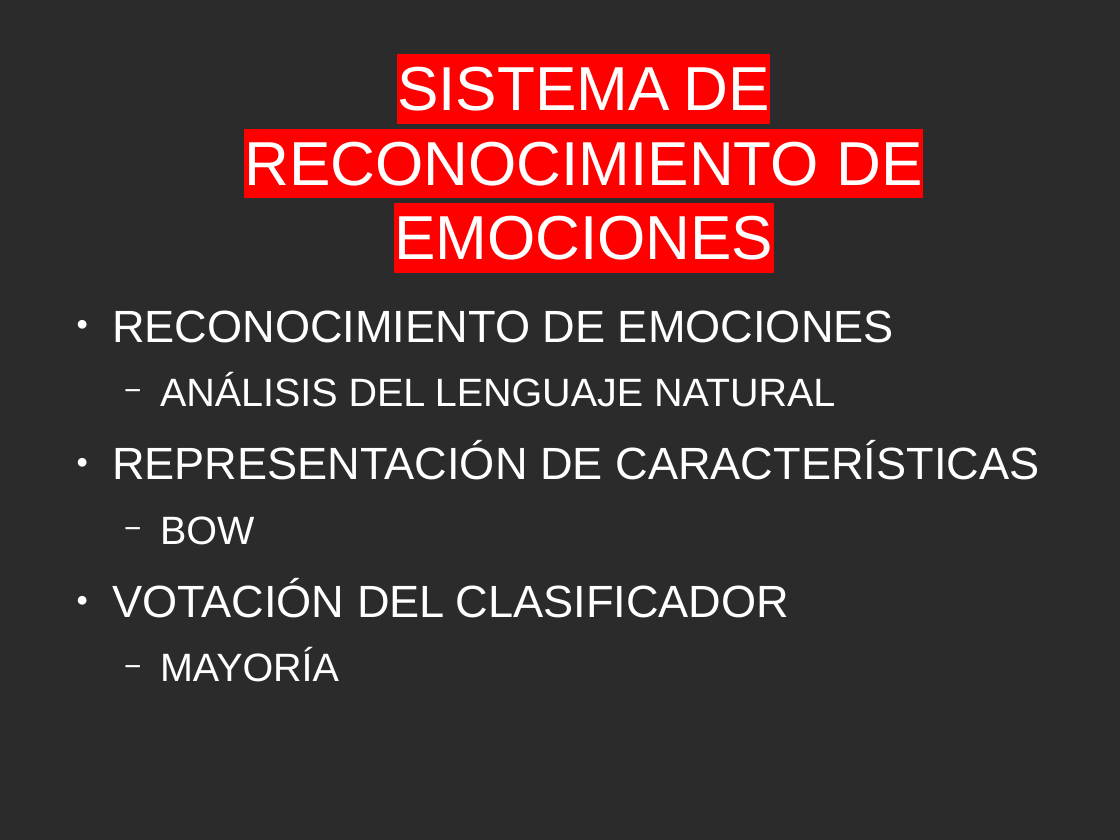
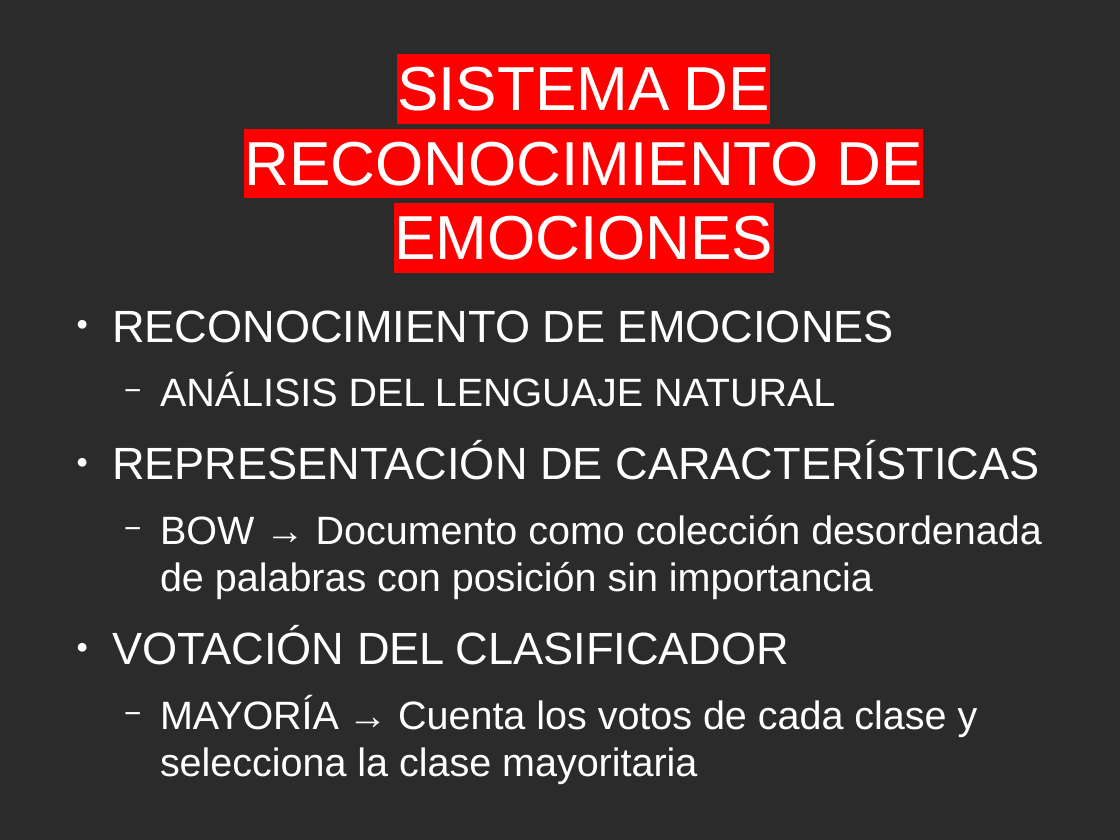
Before and after one commit to p72losaj/Mineria-de-Datos-Avanzada, a slide deck: slide 7 of TRABAJOS/TRABAJO_1/PresentacionTrabajo.odp. Drawn at 1120x840 pixels with LibreOffice and Linux fonts; fonts in the diff are those of the drawing; background and template pictures are left out; a plain dark background stands for a picture behind light text. Boxes give left, top, right and bottom in pixels: in the first picture for what was removed or moved away, otherwise in the second. Text is boxed around its words. In the diff, an @@ line names an element or a change of style, - is before the commit and + after.

```diff
--- a/TRABAJOS/TRABAJO_1/PresentacionTrabajo.odp
+++ b/TRABAJOS/TRABAJO_1/PresentacionTrabajo.odp
@@ text at <box>160,515,1042,599</box>: text changed @@
-  − BOW
+  − BOW → Documento como colección desordenada de palabras con posición sin importancia
@@ text at <box>160,698,978,784</box>: text changed @@
-  − MAYORÍA
+  − MAYORÍA → Cuenta los votos de cada clase y selecciona la clase mayoritaria
```
Also in this commit, not shown: 2 other slides changed, 1 other file.
